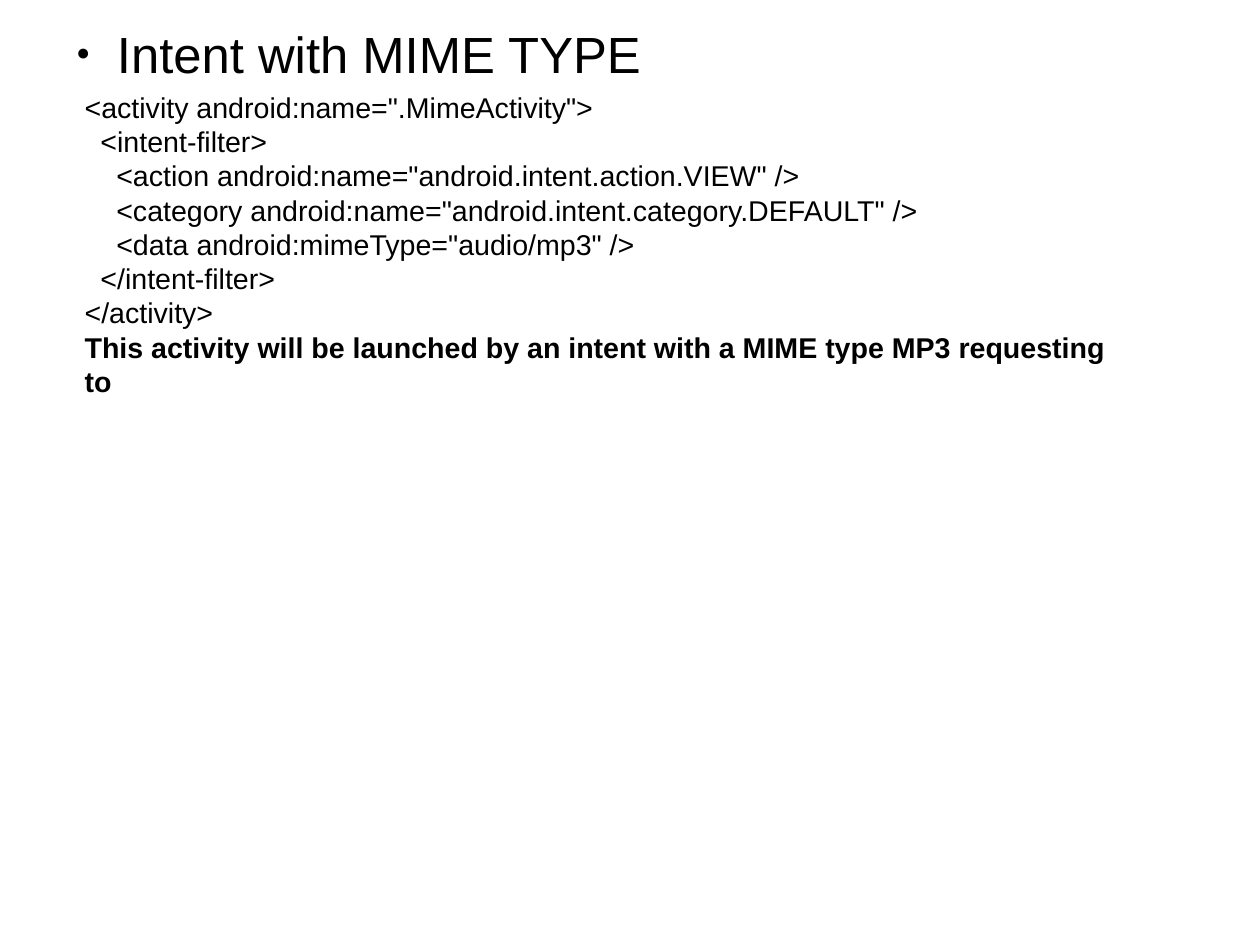
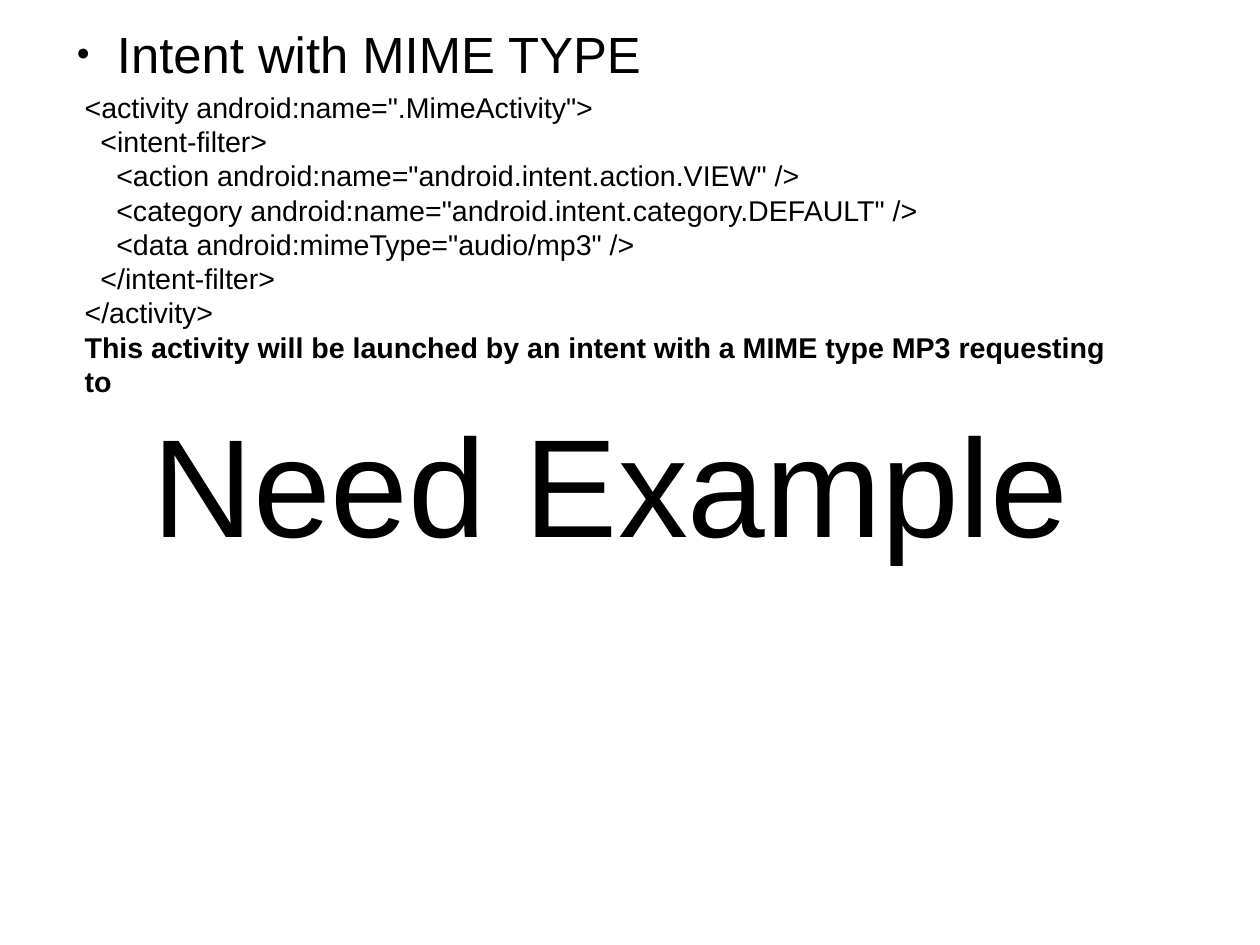
Before and after one commit to thegreatdao/testa, a slide deck: slide 95 of assets/android.odp. Drawn at 1260x945 pixels with LibreOffice and Linux fonts; fonts in the diff are those of the drawing. Boxes give left, top, right and bottom in pixels: in the first picture for what was removed or moved away, otherwise in the second. Text is boxed around its words. In the diff, an @@ line names an element or a change of style, - is before the commit and + after.

```diff
--- a/assets/android.odp
+++ b/assets/android.odp
@@ text at (152, 435, 1068, 562): paragraph added @@
+Need Example
```
Also in this commit, not shown: 4 slides added, 8 other files.
